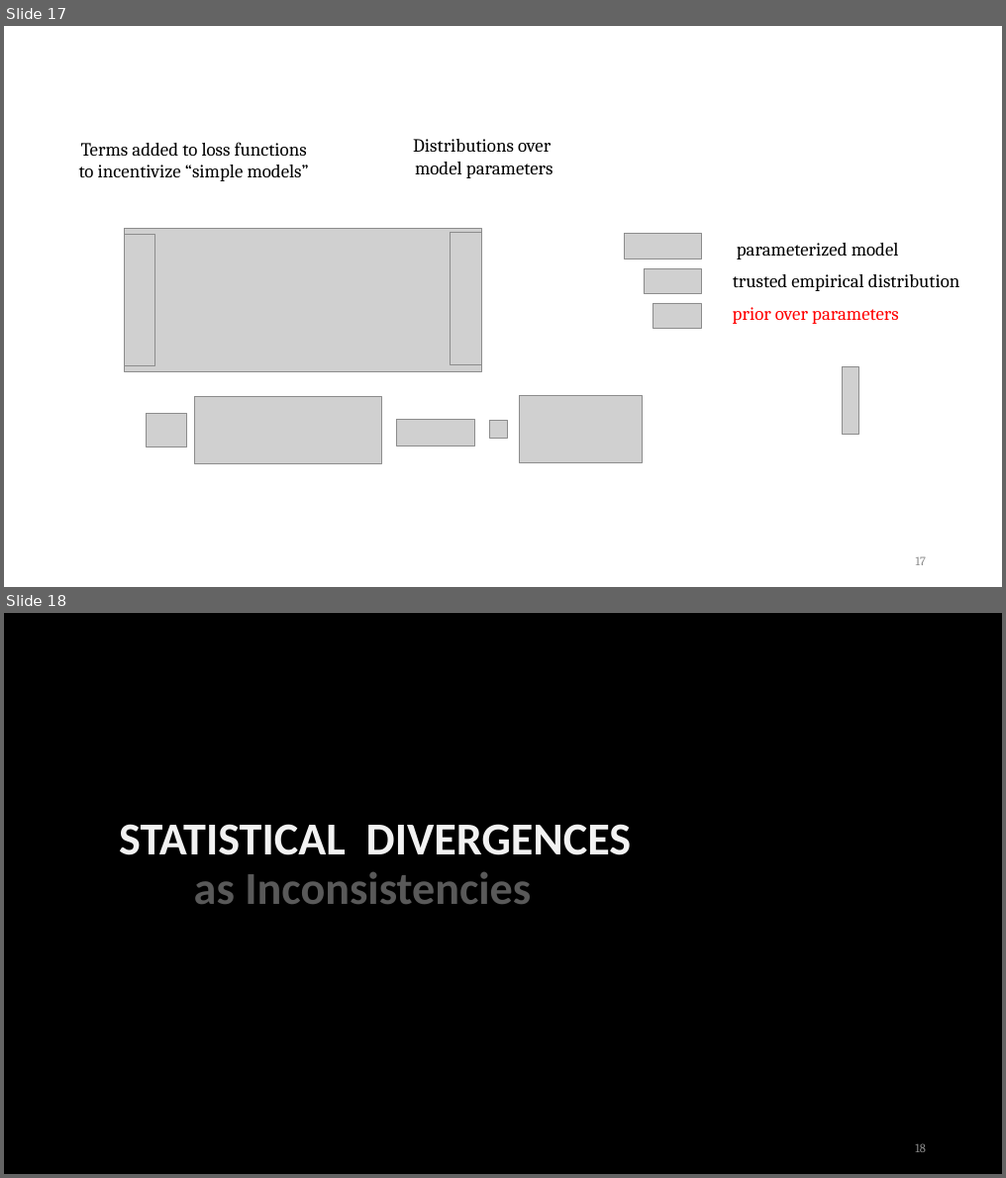
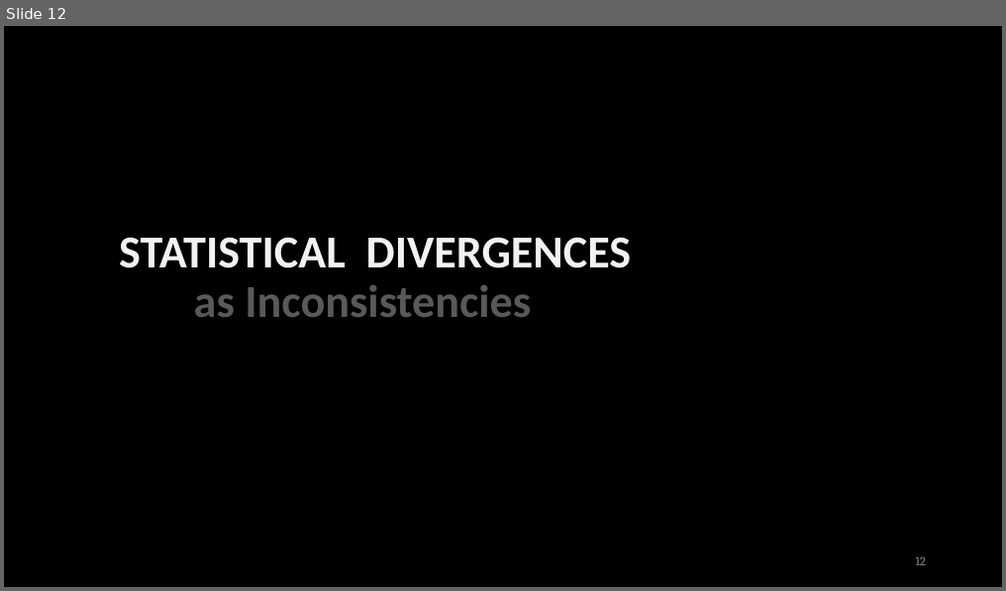
Before and after one commit to orichardson/pdg-expts, a slide deck: present/AISTATS-2022/one-true-loss.pptx. Shown one above the other, each under a label of ours: slides 17 and 18 before the commit, slide 12 after it. The pictures are 1006x1178 and 1006x591 pixels, drawn with LibreOffice and Linux fonts; fonts in the diff are those of the drawing; grey boxes stand for pictures; background and template pictures are left out. Boxes give left, top, right and bottom in pixels: in the first picture for what was removed or moved away, otherwise in the second. Text is boxed around its words. In the diff, an @@ line names an element or a change of style, - is before the commit and + after.

```diff
--- a/present/AISTATS-2022/one-true-loss.pptx
+++ b/present/AISTATS-2022/one-true-loss.pptx
@@ slide 17 removed at (x1=4, y1=26, x2=1002, y2=587), background #FFFFFF @@
@@ text removed at (x1=79, y1=142, x2=309, y2=181) @@
-Terms added to loss functions
-to incentivize “simple models”
@@ text removed at (x1=413, y1=139, x2=553, y2=178) @@
-Distributions over
-model parameters
@@ picture removed at (x1=125, y1=229, x2=196, y2=260) @@
@@ picture removed at (x1=125, y1=229, x2=482, y2=372) @@
@@ picture removed at (x1=150, y1=229, x2=247, y2=313) @@
@@ picture removed at (x1=624, y1=233, x2=702, y2=259) @@
@@ text removed at (x1=737, y1=243, x2=899, y2=260) @@
-parameterized model
@@ picture removed at (x1=644, y1=270, x2=701, y2=294) @@
@@ text removed at (x1=733, y1=274, x2=959, y2=291) @@
-trusted empirical distribution
@@ picture removed at (x1=653, y1=303, x2=701, y2=329) @@
@@ text removed at (x1=733, y1=307, x2=899, y2=324) @@
-prior over parameters
@@ picture removed at (x1=843, y1=368, x2=858, y2=435) @@
@@ picture removed at (x1=519, y1=396, x2=642, y2=464) @@
@@ group removed at (x1=125, y1=233, x2=481, y2=465): 5 pictures @@
@@ picture removed at (x1=490, y1=421, x2=508, y2=439) @@
@@ page number removed at (x1=916, y1=557, x2=926, y2=566) @@
-17
@@ what was slide 18 is now slide 12 @@
@@ page number at (x1=916, y1=557, x2=926, y2=566): text changed @@
-18
+12
```
Also in this commit, not shown: 11 slides changed, 1 slide added, 8 other slides removed, 2 other files.
